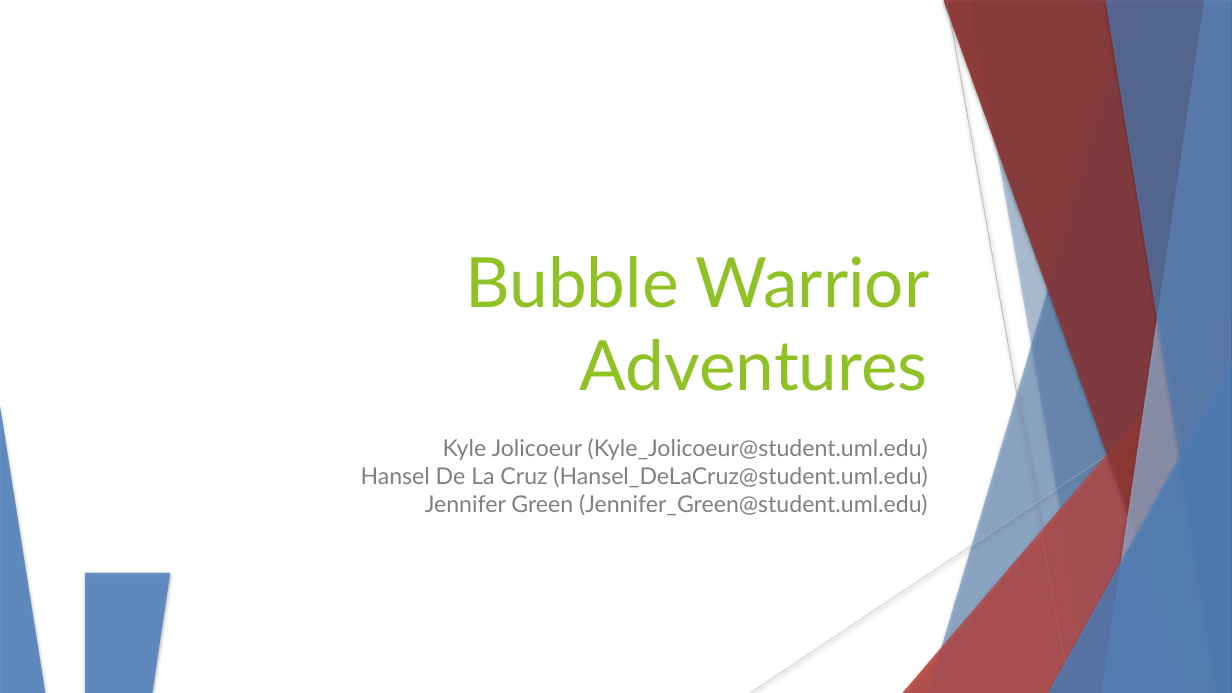
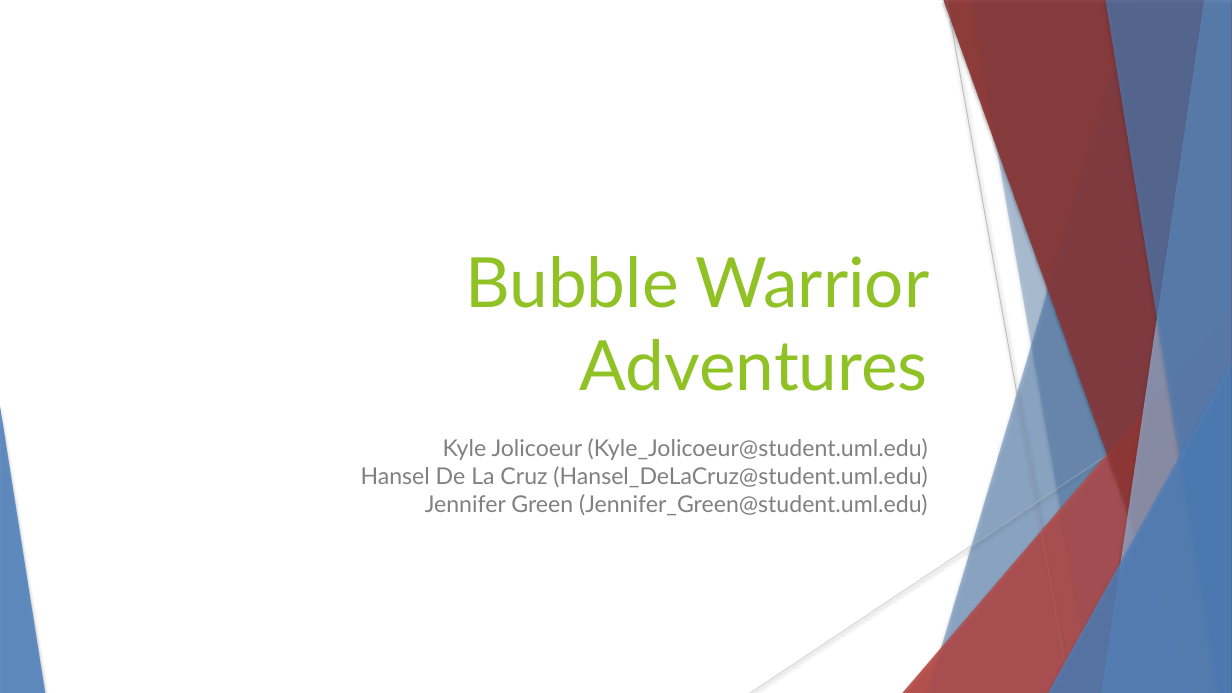
Before and after one commit to hanselrd/bubble-warrior-adventures, a slide deck: slide 1 of docs/presentation.pptx. Drawn at 1232x693 pixels with LibreOffice and Linux fonts; fonts in the diff are those of the drawing. Boxes give left, top, right and bottom in pixels: in the first picture for what was removed or moved away, otherwise in the second. Text is boxed around its words. In the diff, an @@ line names an element or a change of style, - is before the commit and + after.

```diff
--- a/docs/presentation.pptx
+++ b/docs/presentation.pptx
@@ triangle removed at box(85, 573, 170, 693) @@
```
Also in this commit, not shown: 4 other slides changed, 3 slides added, 2 slides removed.
